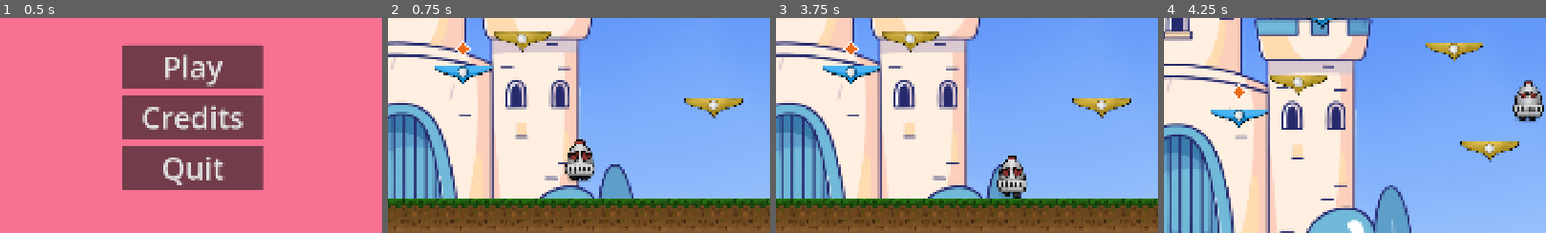
Above: before the commit, frames 1-4 (left to right).
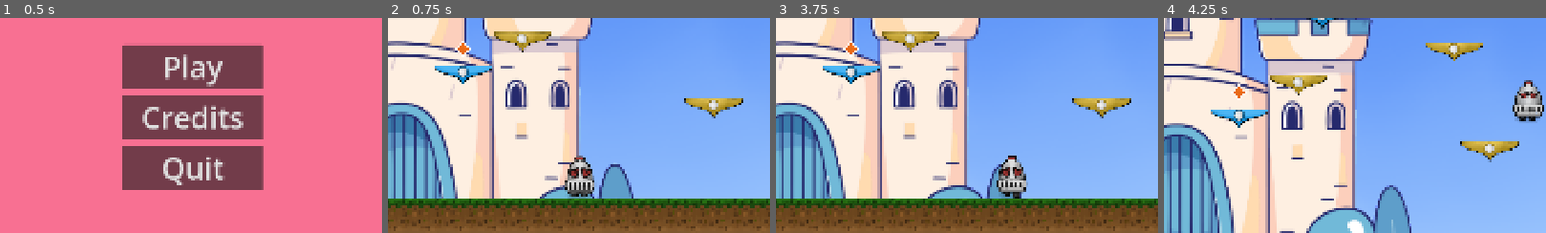
Above: after the commit, the same moments.

Repository: AllyJoho/princess-game
Game: Godot game, scene res://menus/main_menu.tscn
The game is run twice, just before and just after one commit, with the same random seed, the same clock (stepped at 60 frames per second) and the same inputs.
Inputs:
- Up to frame 1 (0.5 s): no input
- Up to frame 2 (0.75 s): click "Play" at 0.5 s
- Up to frame 3 (3.75 s): tap Space (jump) at 1.25, 1.52, 2, 2.27, 2.75, 3.5 s; hold D (move_right) 1.28-2.78 s; hold A (move_left) 2.78-3.53 s; hold D (move_right) from 3.53 s (still down)
- Up to frame 4 (4.25 s): keep holding D (move_right); tap Space (jump) at 3.77 s
The pictures show only the part of the screen within x 25-75%, y 50-100%; the shares and areas given below are measured in that part.

Frame 1 is identical in both runs. In frame 2, 1.7% of the frame differs, in the area x 46-54%, y 56-84%; in frame 3, less than 0.1%; in frame 4, less than 0.1%.

Commit message:
put exports in folder and pausing is temporarily disabled

Diff:
--- a/menus/pause_menu.gd
+++ b/menus/pause_menu.gd
@@ -9,8 +9,9 @@
 	hide()
 
 func pause():
-	get_tree().paused = true
-	show()
+	if GameState.pause_enabled:
+		get_tree().paused = true
+		show()
 
 func testEsc():
 	if Input.is_action_just_pressed("pause") and get_tree().paused == false:
@@ -36,5 +37,5 @@
 func _on_quit_pressed() -> void:
 	get_tree().quit()
 
-func _process(delta: float) -> void:
+func _process(_delta: float) -> void:
 	testEsc()
--- a/scenes/tower.tscn
+++ b/scenes/tower.tscn
@@ -20,6 +20,7 @@
 texture = ExtResource("2_qrbg1")
 
 [node name="Knight" parent="." unique_id=1334906514 instance=ExtResource("2_ktxwe")]
+position = Vector2(0, 32)
 
 [node name="CanvasLayer" type="CanvasLayer" parent="." unique_id=308829385]
 
--- a/scripts/cutscene.gd
+++ b/scripts/cutscene.gd
@@ -28,7 +28,7 @@
 	set_process_unhandled_input(true)
 
 
-func _unhandled_input(event: InputEvent) -> void:
+func _unhandled_input(_event: InputEvent) -> void:
 	if not _waiting_for_input:
 		return
 	var should_advance = false
--- a/scripts/game_state.gd
+++ b/scripts/game_state.gd
@@ -1,10 +1,7 @@
 extends Node
 
-# ──────────────────────────────────────────────
-#  GameState  (Autoload Singleton)
-# ──────────────────────────────────────────────
+var pause_enabled: bool = false
 
-# ── Timer ──
 var start_time: float = 0.0
 var final_time: float = 0.0
 
Not shown, changed: export_presets.cfg
Binary file removed: index.apple-touch-icon.png
Binary file removed: index.icon.png
Binary file removed: index.png
Not shown: 1 places in scenes/tower.tscn that only renumber resources
Not shown, changed: .DS_Store
Not shown, changed: assets/.DS_Store
Not shown, added: exports/version 1.0/WorthTheClimb1dot0.zip
Not shown, added: exports/version 1.0/index.apple-touch-icon.png
Not shown, added: exports/version 1.0/index.audio.position.worklet.js
Not shown, added: exports/version 1.0/index.audio.worklet.js
Not shown, added: exports/version 1.0/index.html
(and 11 more such lines)
